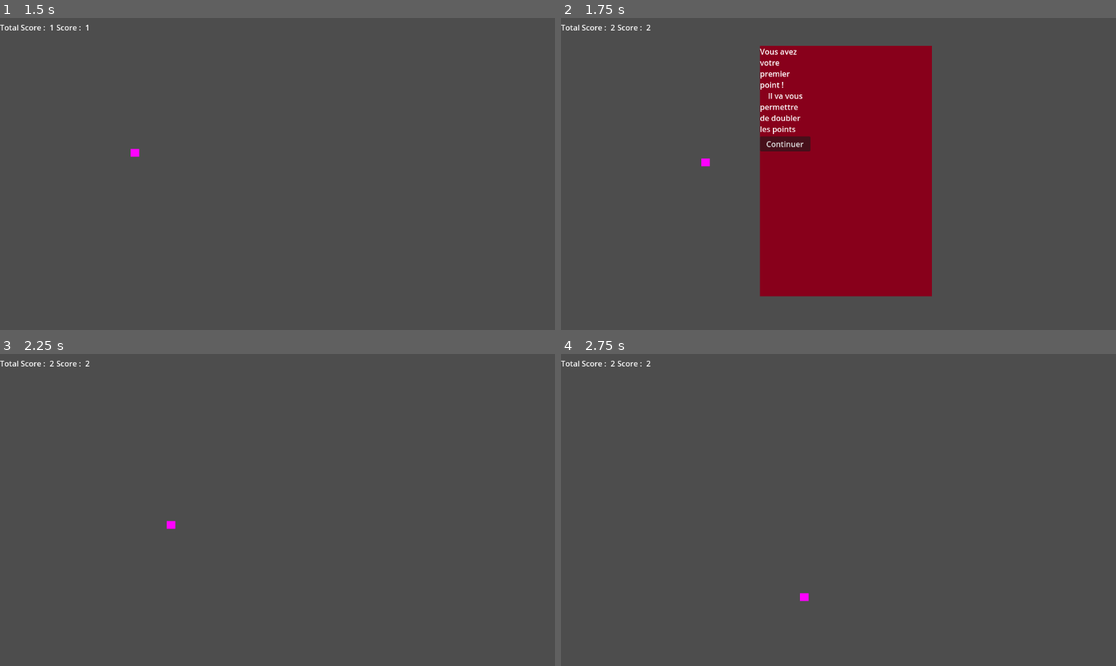
Above: before the commit, frames 1-4 (two rows, left to right).
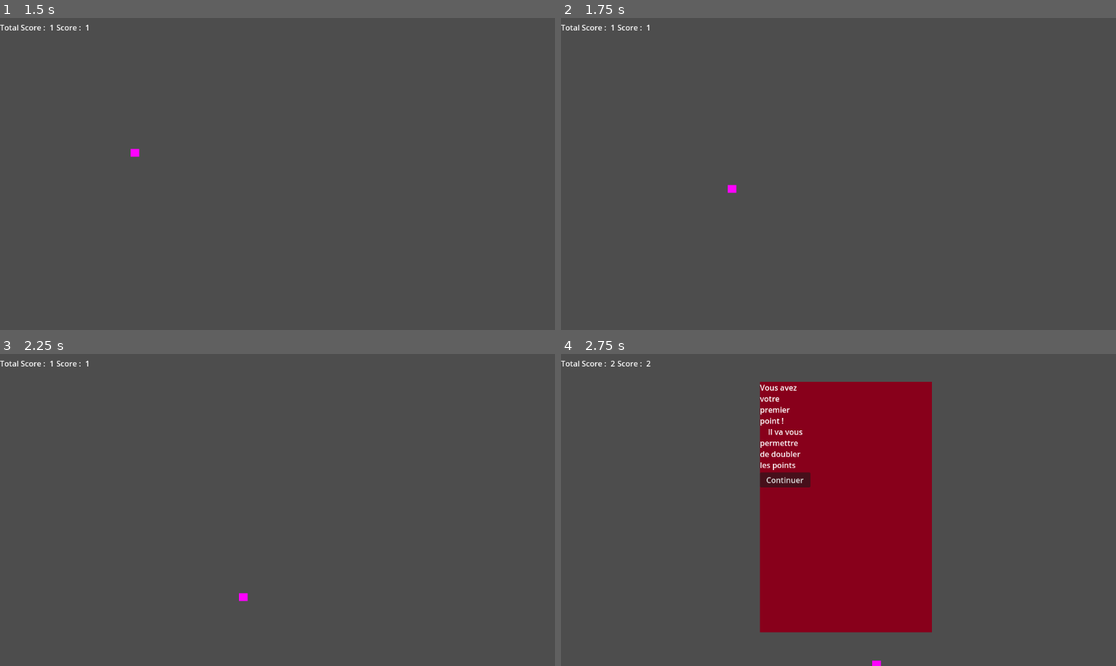
Above: after the commit, the same moments.

Repository: Niksune/Baby-Evolve-Minigame
Game: Godot game, scene res://Scenes/Game/Game.tscn
Two runs of this game, one before a commit and one after it. Both use one fixed random seed, a clock stepped at 60 frames per second and the inputs below.
Inputs (mouse positions are in pixels of both pictures, inside the frame that each line leads up to):
- Up to frame 1 (1.5 s): click "Continuer" at 0.5 s; hold Space (espace) from 1.28 s (still down)
- Up to frame 2 (1.75 s): keep holding Space (espace)
- Up to frame 3 (2.25 s): release Space (espace) at 2 s; click (222, 478) at 2 s, where only the run before the commit has a clickable "Continuer"
- Up to frame 4 (2.75 s): no input

Frame 1 is identical in both runs. In frame 2, 25% of the frame differs, in the area x 8-67%, y 2-90%; in frame 3, 0.1%; in frame 4, 25%.

Commit message:
Points are now given by the ball bouncing

Diff:
--- a/Scenes/BallGame/Ball.gd
+++ b/Scenes/BallGame/Ball.gd
@@ -7,15 +7,19 @@
 @export var max_x = 1152
 @export var max_y = 648
 
+signal ball_wall_bounce()
+
 
 func _physics_process(_delta):
 
-	print(position, max_x, max_y)
+	#print(position, max_x, max_y)
 
 	if(position.x < 0 or position.x >= max_x):
 		direction = Vector2(-direction.x, direction.y)
+		ball_wall_bounce.emit()
 	if(position.y < 0 or position.y >= max_y):
 		direction = Vector2(direction.x, -direction.y)
+		ball_wall_bounce.emit()
 
 	velocity = direction * speed
 	move_and_slide()
--- /dev/null
+++ b/Scenes/BallGame/BallGame.gd
@@ -0,0 +1,9 @@
+extends Node2D
+
+signal wall_bounce()
+
+
+
+func _on_ball_wall_bounce():
+	wall_bounce.emit()
+	print(_on_ball_wall_bounce)
--- a/Scenes/BallGame/BallGame.tscn
+++ b/Scenes/BallGame/BallGame.tscn
@@ -1,6 +1,7 @@
-[gd_scene load_steps=4 format=3 uid="uid://dtn8sjtbclgi2"]
+[gd_scene load_steps=5 format=3 uid="uid://dtn8sjtbclgi2"]
 
 [ext_resource type="Script" path="res://Scenes/BallGame/Ball.gd" id="1_83qyf"]
+[ext_resource type="Script" path="res://Scenes/BallGame/BallGame.gd" id="1_b0wxk"]
 
 [sub_resource type="CircleShape2D" id="CircleShape2D_0lcrj"]
 
@@ -8,6 +9,7 @@
 size = Vector2(50, 50)
 
 [node name="BallGame" type="Node2D"]
+script = ExtResource("1_b0wxk")
 
 [node name="Ball" type="CharacterBody2D" parent="."]
 script = ExtResource("1_83qyf")
@@ -18,3 +20,5 @@
 [node name="BallSprite" type="Sprite2D" parent="Ball"]
 scale = Vector2(0.36, 0.32)
 texture = SubResource("PlaceholderTexture2D_wfbiu")
+
+[connection signal="ball_wall_bounce" from="Ball" to="." method="_on_ball_wall_bounce"]
--- a/Scenes/Game/Game.gd
+++ b/Scenes/Game/Game.gd
@@ -1,13 +1,13 @@
 extends Node2D
 
 @onready var UI = %UI
+@onready var ScoreManager = %ScoreManager
 
 
 var current_points : int = 0 :
 	set(x):
 		current_points = x
 		print("Points ",current_points)
-
 
 var total_points : int = 0 :
 	set(x):
@@ -17,7 +17,7 @@
 
 
 
-func _add_points(points_to_add):
+func add_points(points_to_add):
 	current_points += points_to_add
 	total_points += points_to_add
 	UI.points_change(current_points, total_points)
@@ -25,11 +25,12 @@
 
 
 func _on_ui_add_points(points_to_add):
-	_add_points(points_to_add)
+	add_points(points_to_add)
 
 
-func _on_timer_timeout():
-	_add_points(1)
+func _on_wall_bounce():
+	add_points(ScoreManager.points_from_bounce())
+
 
 
 
--- a/Scenes/Game/Game.tscn
+++ b/Scenes/Game/Game.tscn
@@ -1,8 +1,9 @@
-[gd_scene load_steps=4 format=3 uid="uid://bae4h0r30ijdr"]
+[gd_scene load_steps=5 format=3 uid="uid://bae4h0r30ijdr"]
 
 [ext_resource type="Script" path="res://Scenes/Game/Game.gd" id="1_bgw30"]
 [ext_resource type="PackedScene" uid="uid://dfeuyihwq6loe" path="res://Scenes/UI/UI.tscn" id="1_fpevc"]
-[ext_resource type="PackedScene" uid="uid://dtn8sjtbclgi2" path="res://Scenes/BallGame/BallGame.tscn" id="3_twm1r"]
+[ext_resource type="PackedScene" uid="uid://dtn8sjtbclgi2" path="res://Scenes/BallGame/BallGame.tscn" id="3_ixc25"]
+[ext_resource type="Script" path="res://Scenes/Game/ScoreManager.gd" id="4_im316"]
 
 [node name="Game" type="Node2D"]
 script = ExtResource("1_bgw30")
@@ -10,11 +11,12 @@
 [node name="UI" parent="." instance=ExtResource("1_fpevc")]
 unique_name_in_owner = true
 
-[node name="Timer" type="Timer" parent="."]
-autostart = true
+[node name="BallGame" parent="." instance=ExtResource("3_ixc25")]
 
-[node name="BallGame" parent="." instance=ExtResource("3_twm1r")]
+[node name="ScoreManager" type="Node" parent="."]
+unique_name_in_owner = true
+script = ExtResource("4_im316")
 
 [connection signal="add_points" from="UI" to="." method="_on_ui_add_points"]
 [connection signal="pause_game" from="UI" to="." method="_on_ui_pause_game"]
-[connection signal="timeout" from="Timer" to="." method="_on_timer_timeout"]
+[connection signal="wall_bounce" from="BallGame" to="." method="_on_wall_bounce"]
--- /dev/null
+++ b/Scenes/Game/ScoreManager.gd
@@ -0,0 +1,6 @@
+extends Node
+
+var bounce_multiplicator = 1
+
+func points_from_bounce():
+	return 1 * bounce_multiplicator
